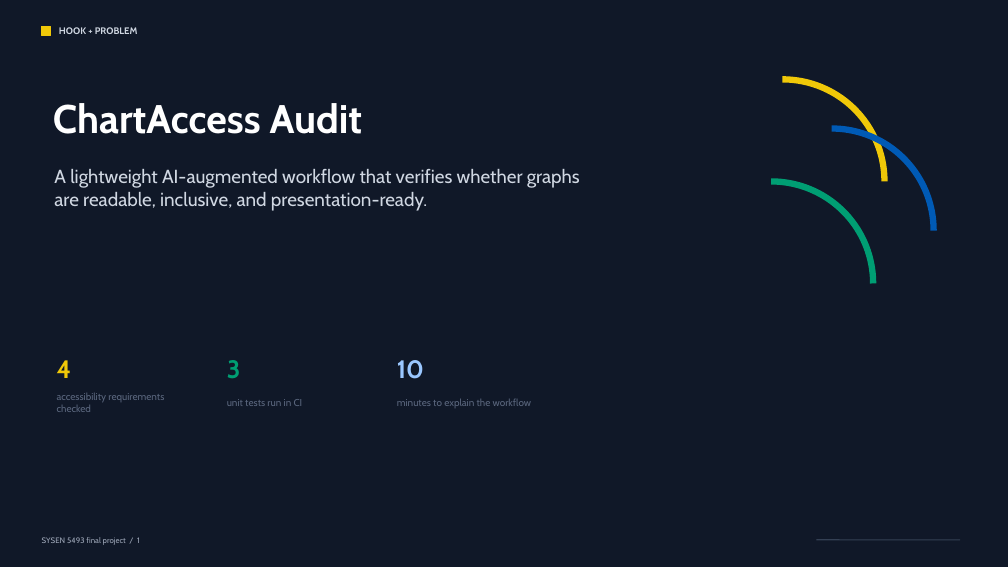
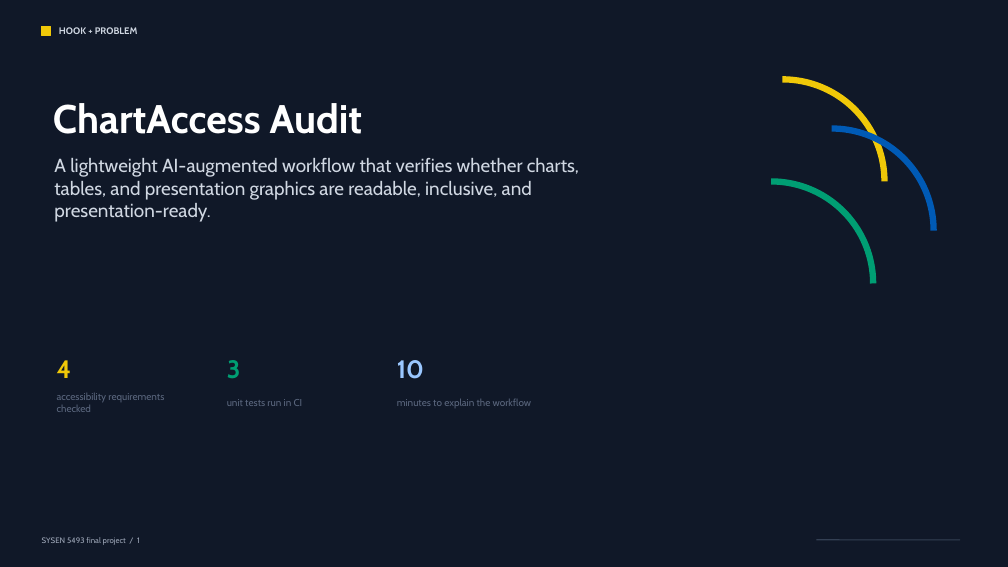
Before and after one commit to JiayiG-design/sysen5493-final, a slide deck: slide 1 of presentation/ChartAccess_Audit_SYSEN5493_Final.pptx. Drawn at 1008x567 pixels with LibreOffice and Linux fonts; fonts in the diff are those of the drawing. Boxes give left, top, right and bottom in pixels: in the first picture for what was removed or moved away, otherwise in the second. Text is boxed around its words. In the diff, an @@ line names an element or a change of style, - is before the commit and + after.

```diff
--- a/presentation/ChartAccess_Audit_SYSEN5493_Final.pptx
+++ b/presentation/ChartAccess_Audit_SYSEN5493_Final.pptx
@@ text at bbox=[54, 158, 579, 222]: text changed @@
-A lightweight AI-augmented workflow that verifies whether graphs are readable, inclusive, and presentation-ready.
+A lightweight AI-augmented workflow that verifies whether charts, tables, and presentation graphics are readable, inclusive, and presentation-ready.
```
Also in this commit, not shown: 4 other slides changed, 1 slide added, 1 slide removed, 6 other files.
